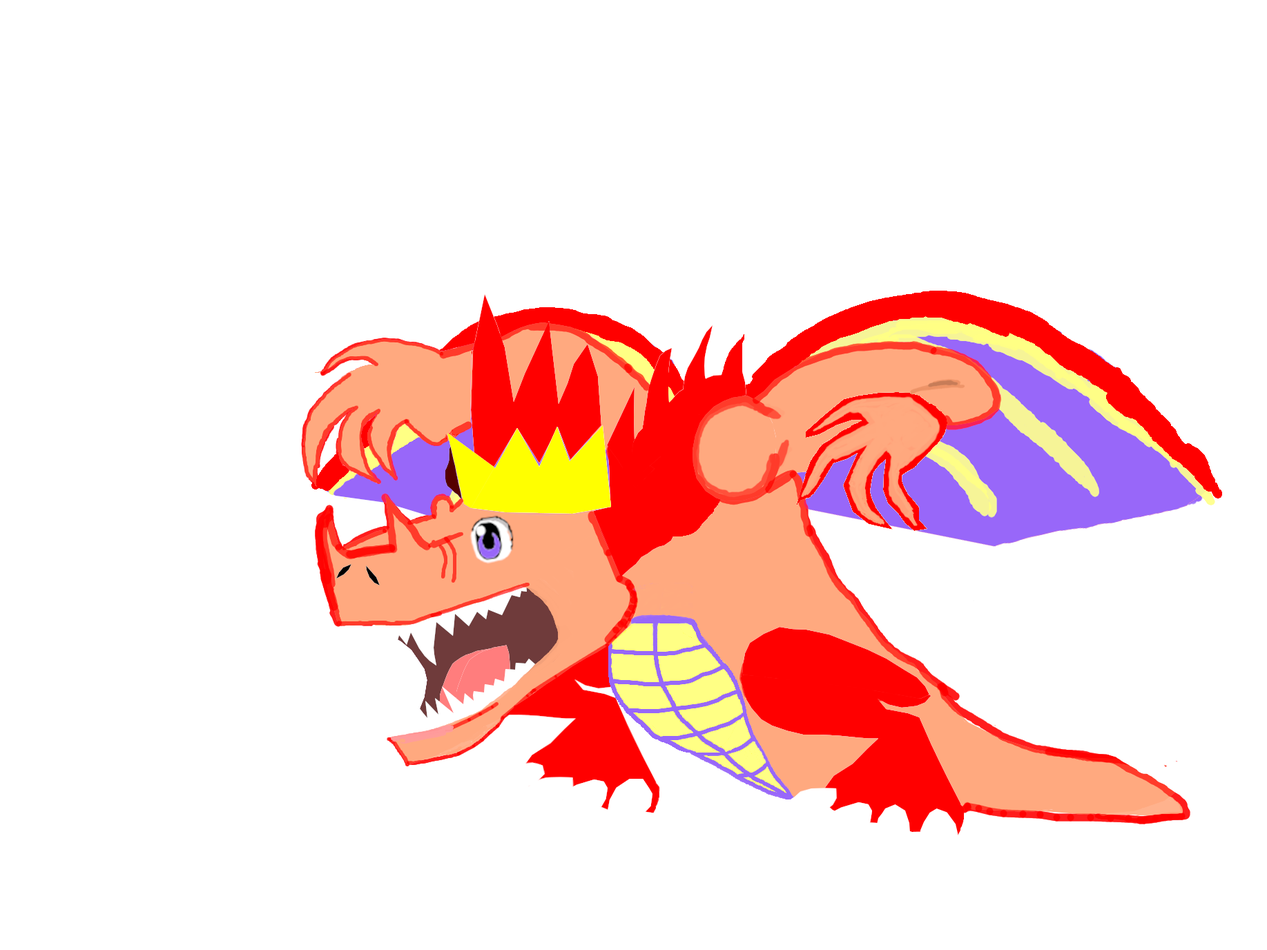
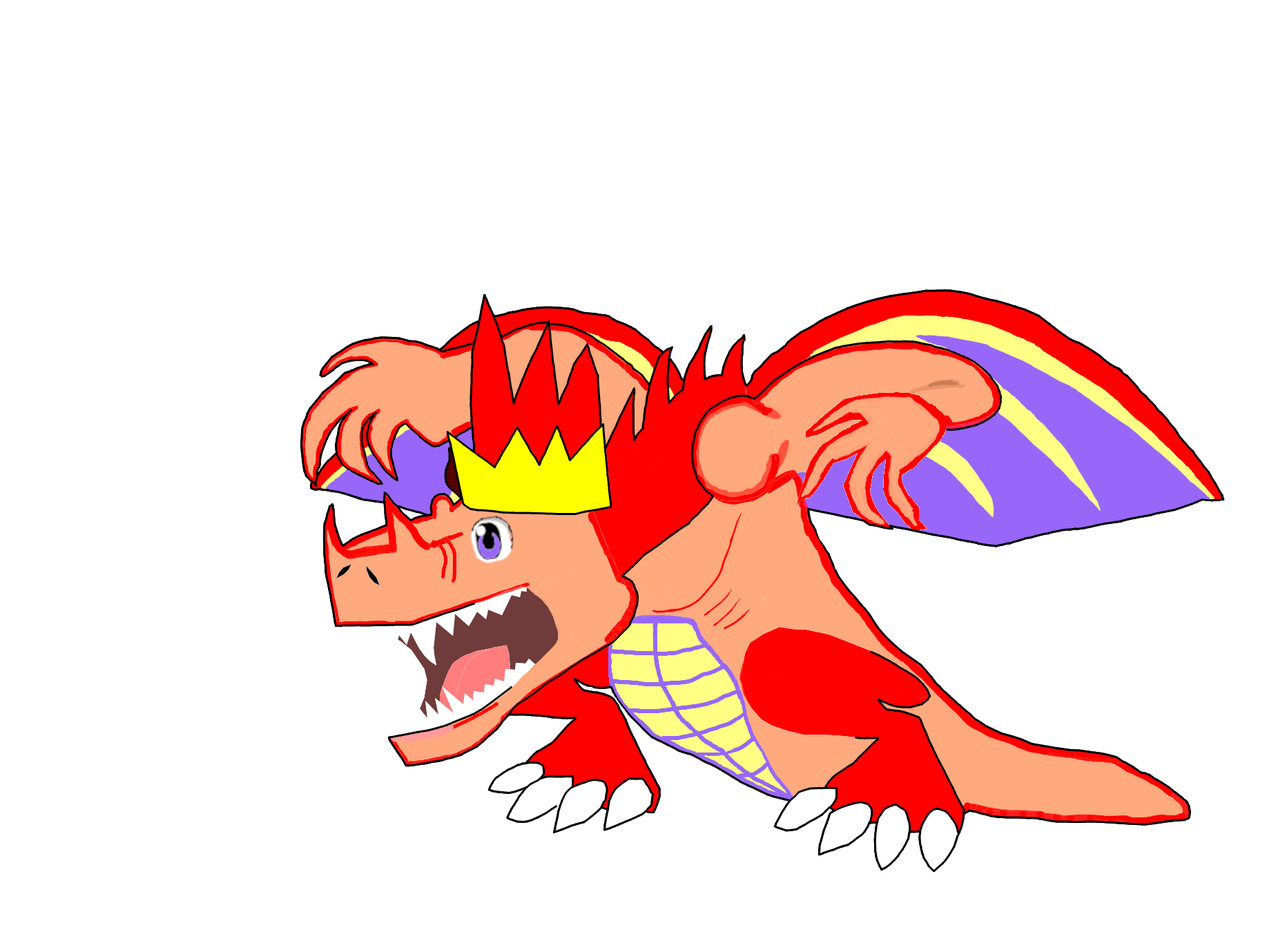
The second 1267 x 950 image is a revision of the first. Changes to its layers:
painted on "dragon" over [300, 289, 1225, 872]
